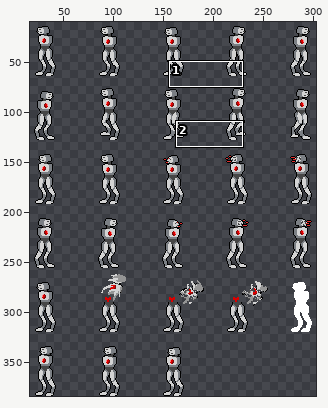
Two versions of one sprite sheet, Assets/DawnyArt/enemy2.png. The picture above shows the old version from afar; the outline marks the close-up.
Close-up. Old version:
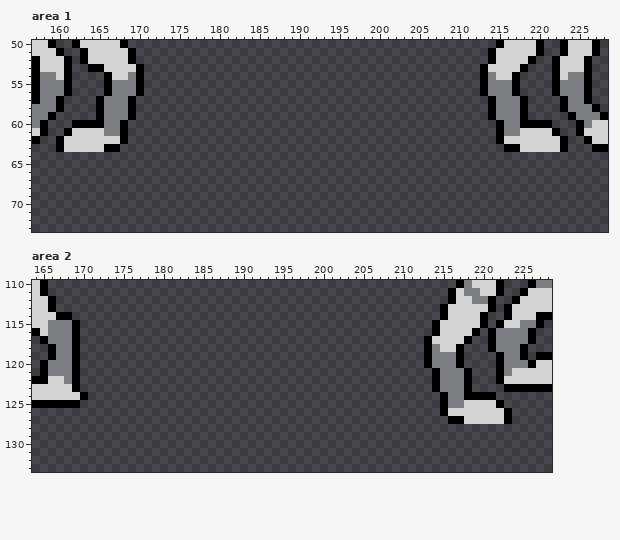
The file is 320x384 pixels. Shown: area 1: x 157..228, y 50..73; area 2: x 164..228, y 110..133. The wide view leaves out empty margins. The commit also changed other parts of the picture, which this record leaves out.
Now the later version:
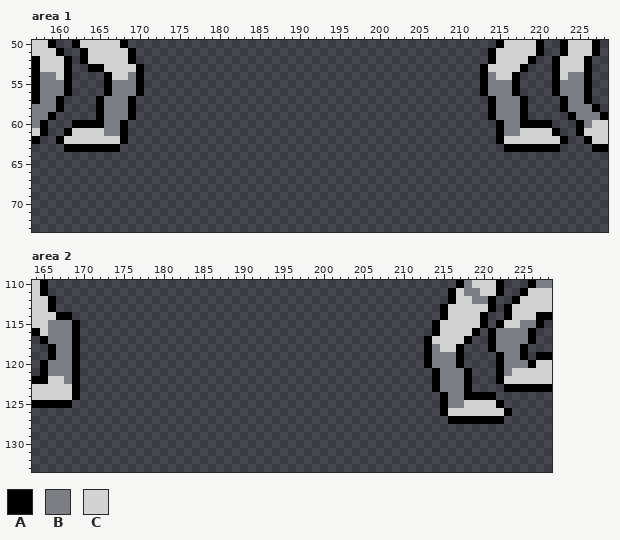
Palette (. is transparent): A #000000  B #7b7f84  C #d3d3d3
Edits made:
Area 1:
y 63: x 160..165 ACCCCC -> .AAAAA; x 218..223 CCCCCA -> AAAAA.
Area 2:
y 124: x 169..170 CA -> A.
y 125: x 169 A -> .
y 127: x 218..223 CCCCCA -> AAAAA.
Boxes around the changes in both close-ups, in picture pixels (x1, y1, x2, y2):
changed: (56, 144, 104, 152)
changed: (520, 144, 568, 152)
changed: (72, 392, 88, 408)
changed: (464, 416, 512, 424)
